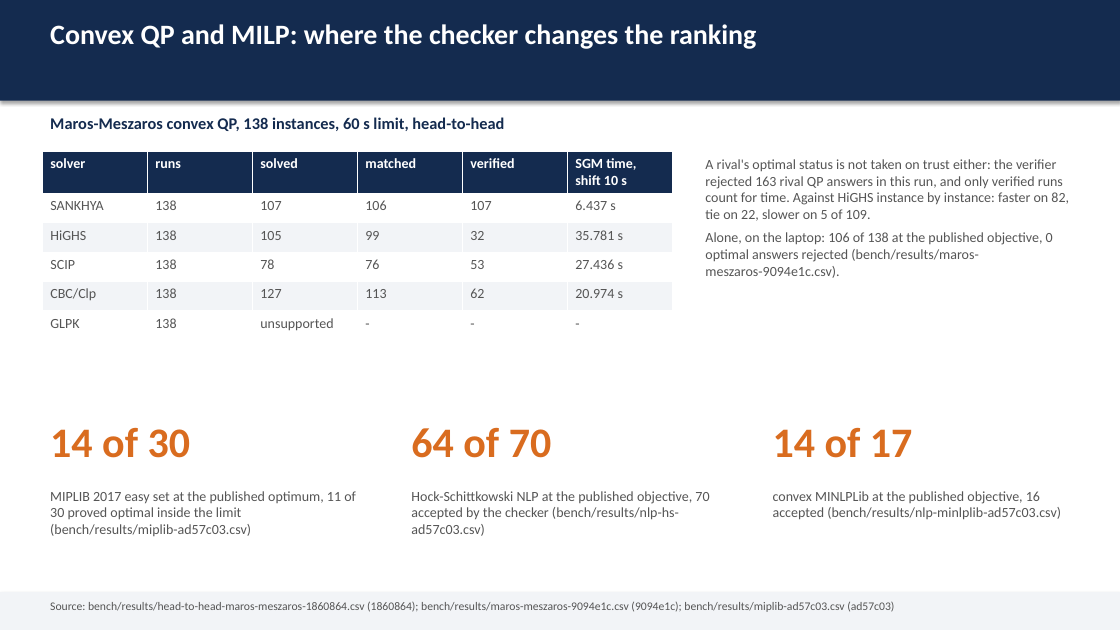
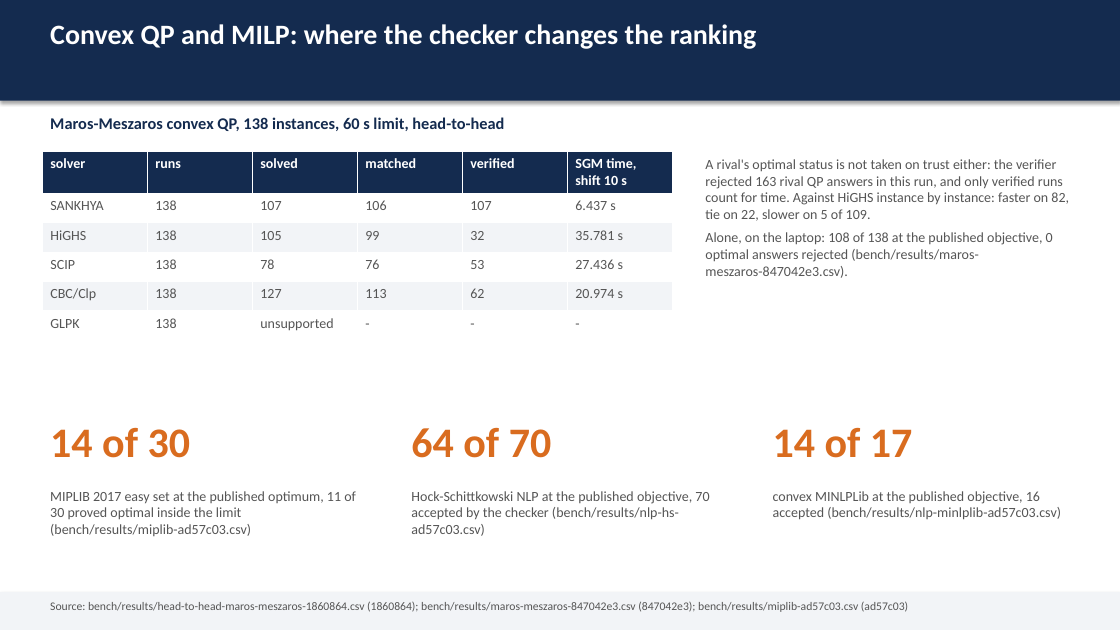
Before and after one commit to Bhumika-1432006/SANKHYA, a slide deck: slide 6 of docs/SANKHYA-deck.pptx. Drawn at 1120x630 pixels with LibreOffice and Linux fonts; fonts in the diff are those of the drawing. Boxes give left, top, right and bottom in pixels: in the first picture for what was removed or moved away, otherwise in the second. Text is boxed around its words. In the diff, an @@ line names an element or a change of style, - is before the commit and + after.

Commit message:
docs(report): regenerate the jury report and scoreboard on the merged history
The merge's regeneration ran before the merge commit existed, so main's
Maros-Meszaros CSV was not yet in git log and the older one was chosen.

```diff
--- a/docs/SANKHYA-deck.pptx
+++ b/docs/SANKHYA-deck.pptx
@@ text at [705, 232, 1053, 278]: text changed @@
-Alone, on the laptop: 106 of 138 at the published objective, 0 optimal answers rejected (bench/results/maros-meszaros-9094e1c.csv).
+Alone, on the laptop: 108 of 138 at the published objective, 0 optimal answers rejected (bench/results/maros-meszaros-847042e3.csv).
@@ text at [50, 601, 908, 612]: text changed @@
-Source: bench/results/head-to-head-maros-meszaros-1860864.csv (1860864); bench/results/maros-meszaros-9094e1c.csv (9094e1c); bench/results/miplib-ad57c03.csv (ad57c03)
+Source: bench/results/head-to-head-maros-meszaros-1860864.csv (1860864); bench/results/maros-meszaros-847042e3.csv (847042e3); bench/results/miplib-ad57c03.csv (ad57c03)
```
Also in this commit, not shown: 1 other slide changed, 4 other files.
